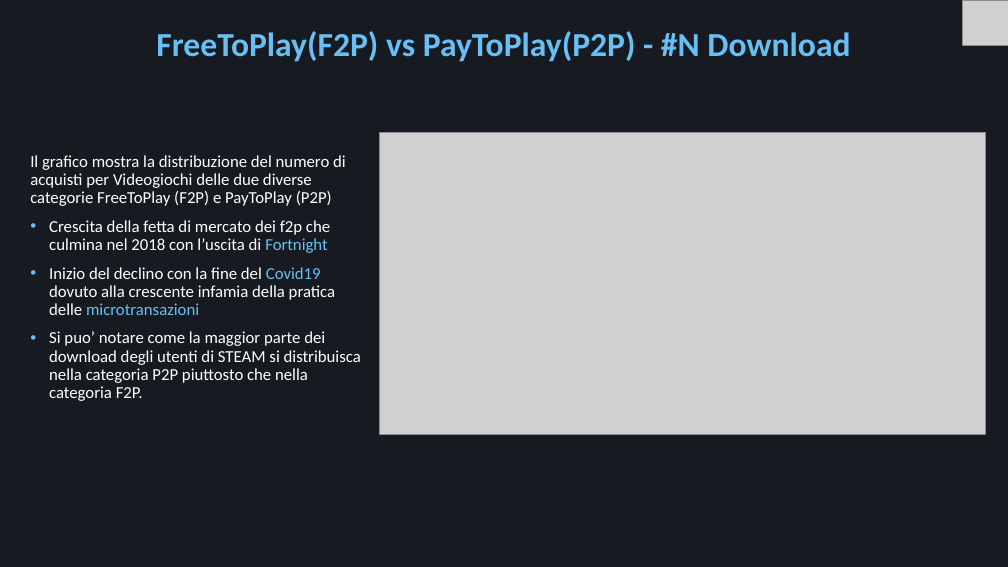
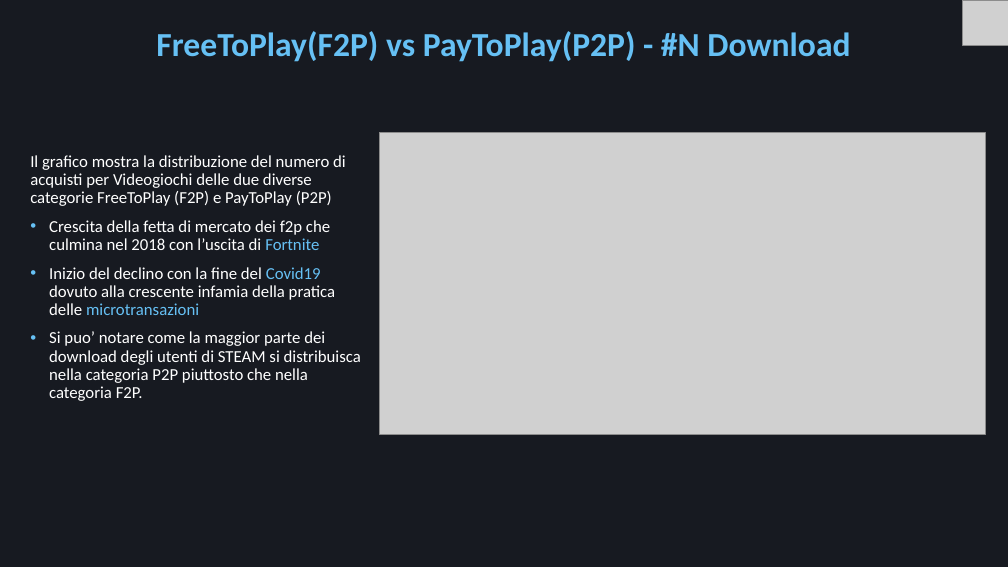
Before and after one commit to Mora11231/VisualizzazioneScientifica, a slide deck: slide 13 of Steam.pptx. Drawn at 1008x567 pixels with LibreOffice and Linux fonts; fonts in the diff are those of the drawing; grey boxes stand for pictures. Boxes give left, top, right and bottom in pixels: in the first picture for what was removed or moved away, otherwise in the second. Text is boxed around its words. In the diff, an @@ line names an element or a change of style, - is before the commit and + after.

```diff
--- a/Steam.pptx
+++ b/Steam.pptx
@@ text at bbox=[49, 220, 330, 250]: text changed @@
-• Crescita della fetta di mercato dei f2p che culmina nel 2018 con l’uscita di Fortnight
+• Crescita della fetta di mercato dei f2p che culmina nel 2018 con l’uscita di Fortnite
```
Also in this commit, not shown: 1 other slide changed.
